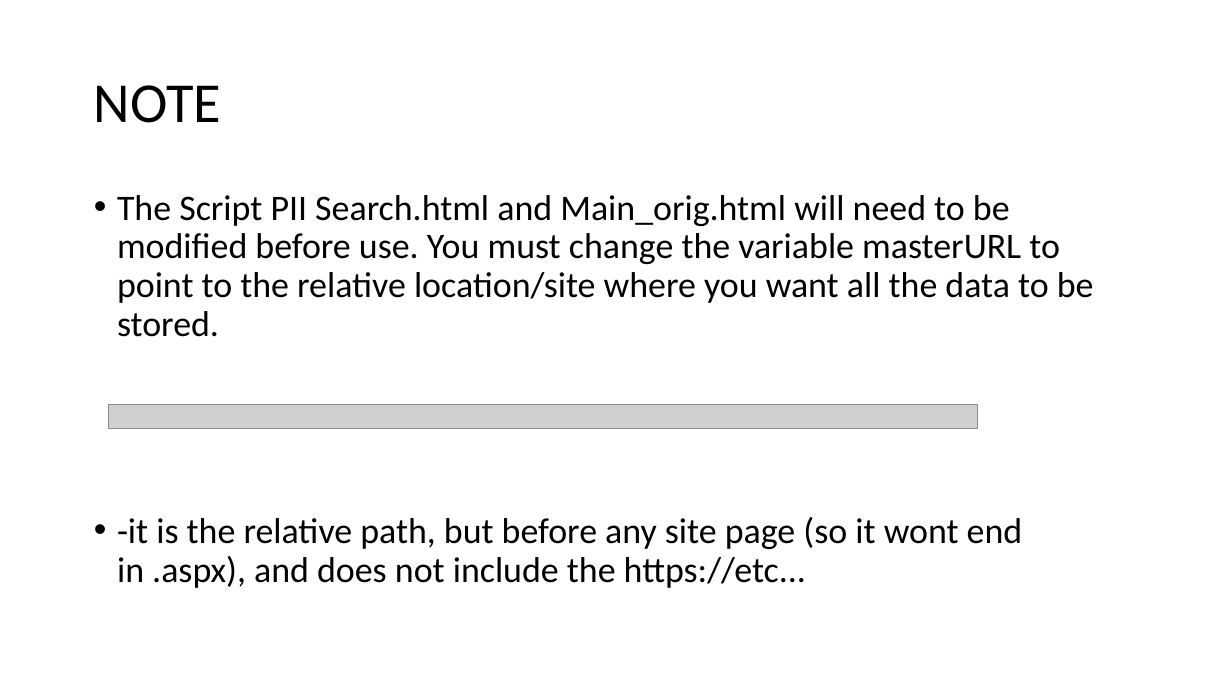
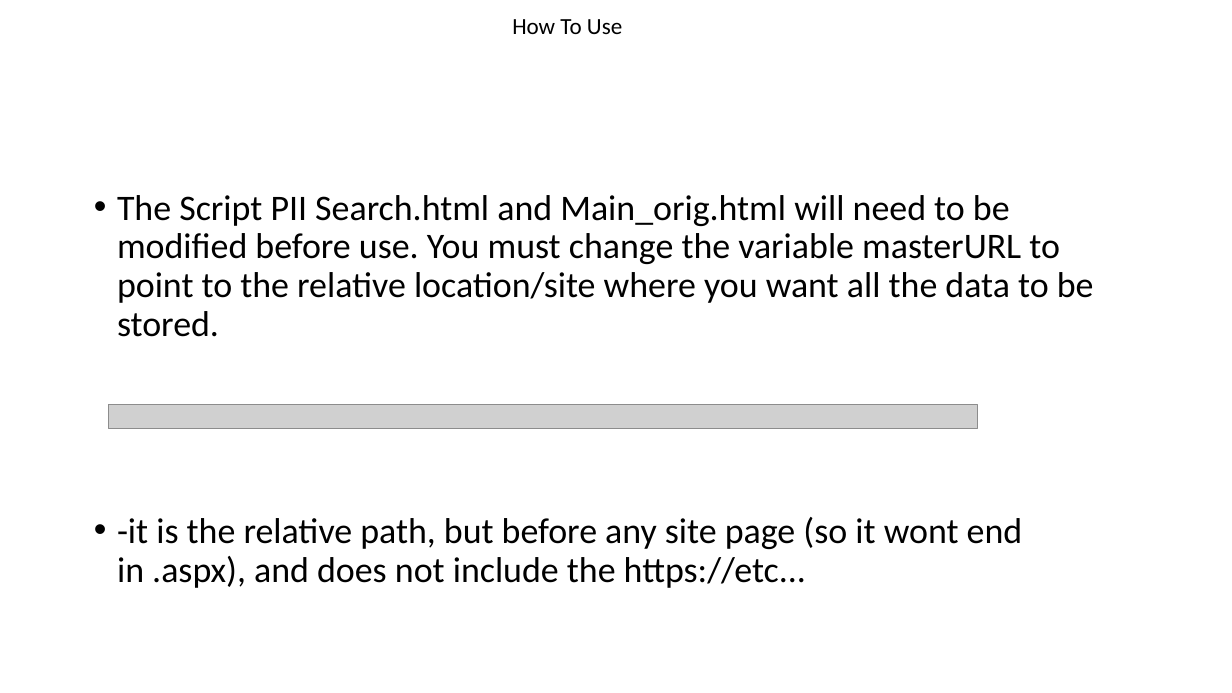
Before and after one commit to williambechard/PIISearch, a slide deck: slide 3 of PIISearch.pptx (slide 2 before the commit). Drawn at 1232x693 pixels with LibreOffice and Linux fonts; fonts in the diff are those of the drawing; grey boxes stand for pictures. Boxes give left, top, right and bottom in pixels: in the first picture for what was removed or moved away, otherwise in the second. Text is boxed around its words. In the diff, an @@ line names an element or a change of style, - is before the commit and + after.

```diff
--- a/PIISearch.pptx
+++ b/PIISearch.pptx
@@ text added at bbox=[512, 19, 622, 34], 18 pt, text #000000 @@
+How To Use
@@ title removed at bbox=[94, 85, 221, 123] @@
-NOTE
```
Also in this commit, not shown: 3 other slides changed.
